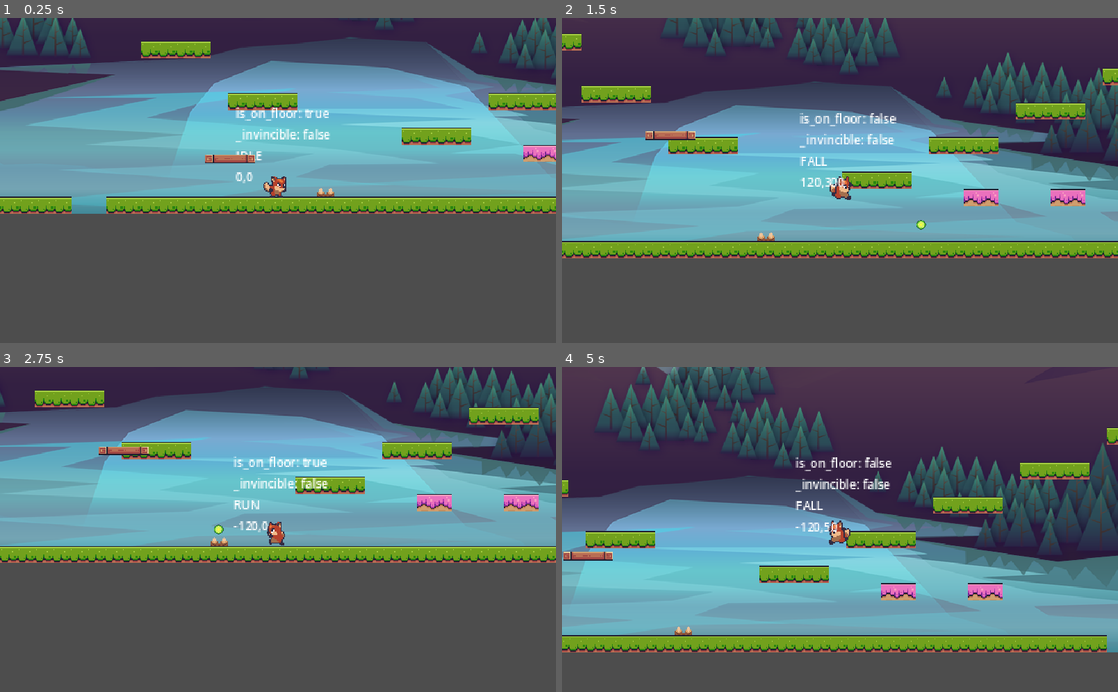
Above: before the commit, frames 1-4 (two rows, left to right).
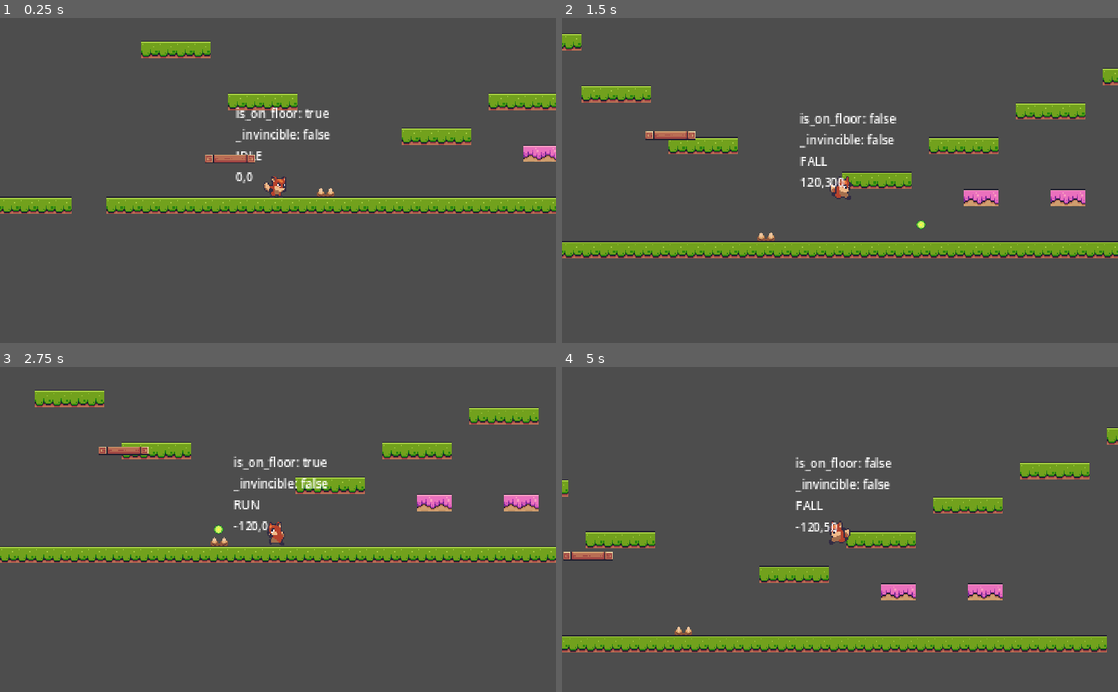
Above: after the commit, the same moments.

Repository: leobewater/godot-foxy-antics
Game: Godot game, scene res://level_base/level_base.tscn
Two runs of this game, one before a commit and one after it. Both use one fixed random seed, a clock stepped at 60 frames per second and the inputs below. The project has no main scene, so this scene is started directly.
Inputs:
- Up to frame 1 (0.25 s): no input
- Up to frame 2 (1.5 s): hold Right (right) from 0.53 s (still down); tap Ctrl (shoot) at 0.6, 1.35 s; tap Space (jump) at 0.77 s
- Up to frame 3 (2.75 s): tap Space (jump) at 1.52 s; release Right (right) at 2.03 s; hold Left (left) from 2.03 s (still down); tap Ctrl (shoot) at 2.1 s
- Up to frame 4 (5 s): release Left (left) at 2.78 s; hold Right (right) 2.78-4.28 s; tap Ctrl (shoot) at 2.85, 3.6, 4.35 s; tap Space (jump) at 3.02, 3.77, 4.52 s; hold Left (left) from 4.28 s (still down)

The runs differ from the first frame. In frame 1, 50% of the frame differs, in the area x 0-100%, y 0-61%; in frame 2, 61%; in frame 3, 48%; in frame 4, 73%, in the area x 0-100%, y 0-88%.

Commit message:
preload background in scrollingbg

Diff:
--- a/level_base/level_base.tscn
+++ b/level_base/level_base.tscn
@@ -572,6 +572,71 @@
 [node name="LevelBase" type="Node2D"]
 script = ExtResource("1_gjrkq")
 
+[node name="ParallaxBackground" type="ParallaxBackground" parent="."]
+visible = false
+
+[node name="ParallaxLayer" type="ParallaxLayer" parent="ParallaxBackground"]
+motion_mirroring = Vector2(1440, 0)
+
+[node name="Sprite2D" type="Sprite2D" parent="ParallaxBackground/ParallaxLayer"]
+scale = Vector2(0.75, 0.75)
+texture = ExtResource("8_bxke8")
+offset = Vector2(0, -540)
+
+[node name="ParallaxLayer2" type="ParallaxLayer" parent="ParallaxBackground"]
+motion_scale = Vector2(0.2, 1)
+motion_mirroring = Vector2(1440, 0)
+
+[node name="Sprite2D" type="Sprite2D" parent="ParallaxBackground/ParallaxLayer2"]
+scale = Vector2(0.75, 0.75)
+texture = ExtResource("9_dssnx")
+offset = Vector2(0, -540)
+
+[node name="ParallaxLayer5" type="ParallaxLayer" parent="ParallaxBackground"]
+motion_scale = Vector2(0.3, 1)
+motion_mirroring = Vector2(1440, 0)
+
+[node name="Sprite2D" type="Sprite2D" parent="ParallaxBackground/ParallaxLayer5"]
+scale = Vector2(0.75, 0.75)
+texture = ExtResource("10_2ooeh")
+offset = Vector2(0, -540)
+
+[node name="ParallaxLayer6" type="ParallaxLayer" parent="ParallaxBackground"]
+motion_scale = Vector2(0.4, 1)
+motion_mirroring = Vector2(1440, 0)
+
+[node name="Sprite2D" type="Sprite2D" parent="ParallaxBackground/ParallaxLayer6"]
+scale = Vector2(0.75, 0.75)
+texture = ExtResource("11_qcbft")
+offset = Vector2(0, -540)
+
+[node name="ParallaxLayer7" type="ParallaxLayer" parent="ParallaxBackground"]
+motion_scale = Vector2(0.6, 1)
+motion_mirroring = Vector2(1440, 0)
+
+[node name="Sprite2D" type="Sprite2D" parent="ParallaxBackground/ParallaxLayer7"]
+scale = Vector2(0.75, 0.75)
+texture = ExtResource("12_a2vbv")
+offset = Vector2(0, -540)
+
+[node name="ParallaxLayer4" type="ParallaxLayer" parent="ParallaxBackground"]
+motion_scale = Vector2(0.7, 1)
+motion_mirroring = Vector2(1440, 0)
+
+[node name="Sprite2D" type="Sprite2D" parent="ParallaxBackground/ParallaxLayer4"]
+scale = Vector2(0.75, 0.75)
+texture = ExtResource("9_3qm1v")
+offset = Vector2(0, -540)
+
+[node name="ParallaxLayer3" type="ParallaxLayer" parent="ParallaxBackground"]
+motion_scale = Vector2(0.8, 1)
+motion_mirroring = Vector2(1440, 0)
+
+[node name="Sprite2D" type="Sprite2D" parent="ParallaxBackground/ParallaxLayer3"]
+scale = Vector2(0.75, 0.75)
+texture = ExtResource("9_l1q1r")
+offset = Vector2(0, -540)
+
 [node name="TileMap" type="TileMap" parent="."]
 tile_set = SubResource("TileSet_s4m5k")
 format = 2
@@ -610,67 +675,3 @@
 
 [node name="FloorSpikes" parent="." instance=ExtResource("7_2v68r")]
 position = Vector2(138, -16)
-
-[node name="ParallaxBackground" type="ParallaxBackground" parent="."]
-
-[node name="ParallaxLayer" type="ParallaxLayer" parent="ParallaxBackground"]
-motion_mirroring = Vector2(1440, 0)
-
-[node name="Sprite2D" type="Sprite2D" parent="ParallaxBackground/ParallaxLayer"]
-scale = Vector2(0.75, 0.75)
-texture = ExtResource("8_bxke8")
-offset = Vector2(0, -540)
-
-[node name="ParallaxLayer2" type="ParallaxLayer" parent="ParallaxBackground"]
-motion_scale = Vector2(0.2, 1)
-motion_mirroring = Vector2(1440, 0)
-
-[node name="Sprite2D" type="Sprite2D" parent="ParallaxBackground/ParallaxLayer2"]
-scale = Vector2(0.75, 0.75)
-texture = ExtResource("9_dssnx")
-offset = Vector2(0, -540)
-
-[node name="ParallaxLayer5" type="ParallaxLayer" parent="ParallaxBackground"]
-motion_scale = Vector2(0.3, 1)
-motion_mirroring = Vector2(1440, 0)
-
-[node name="Sprite2D" type="Sprite2D" parent="ParallaxBackground/ParallaxLayer5"]
-scale = Vector2(0.75, 0.75)
-texture = ExtResource("10_2ooeh")
-offset = Vector2(0, -540)
-
-[node name="ParallaxLayer6" type="ParallaxLayer" parent="ParallaxBackground"]
-motion_scale = Vector2(0.4, 1)
-motion_mirroring = Vector2(1440, 0)
-
-[node name="Sprite2D" type="Sprite2D" parent="ParallaxBackground/ParallaxLayer6"]
-scale = Vector2(0.75, 0.75)
-texture = ExtResource("11_qcbft")
-offset = Vector2(0, -540)
-
-[node name="ParallaxLayer7" type="ParallaxLayer" parent="ParallaxBackground"]
-motion_scale = Vector2(0.6, 1)
-motion_mirroring = Vector2(1440, 0)
-
-[node name="Sprite2D" type="Sprite2D" parent="ParallaxBackground/ParallaxLayer7"]
-scale = Vector2(0.75, 0.75)
-texture = ExtResource("12_a2vbv")
-offset = Vector2(0, -540)
-
-[node name="ParallaxLayer4" type="ParallaxLayer" parent="ParallaxBackground"]
-motion_scale = Vector2(0.7, 1)
-motion_mirroring = Vector2(1440, 0)
-
-[node name="Sprite2D" type="Sprite2D" parent="ParallaxBackground/ParallaxLayer4"]
-scale = Vector2(0.75, 0.75)
-texture = ExtResource("9_3qm1v")
-offset = Vector2(0, -540)
-
-[node name="ParallaxLayer3" type="ParallaxLayer" parent="ParallaxBackground"]
-motion_scale = Vector2(0.8, 1)
-motion_mirroring = Vector2(1440, 0)
-
-[node name="Sprite2D" type="Sprite2D" parent="ParallaxBackground/ParallaxLayer3"]
-scale = Vector2(0.75, 0.75)
-texture = ExtResource("9_l1q1r")
-offset = Vector2(0, -540)
--- /dev/null
+++ b/scrolling_bg/scrolling_bg.gd
@@ -0,0 +1,46 @@
+extends ParallaxBackground
+
+
+var BG_FILES = {
+	1: [
+		preload("res://assets/backgrounds/game_background_1/layers/sky.png"),
+		preload("res://assets/backgrounds/game_background_1/layers/clouds_1.png"),
+		preload("res://assets/backgrounds/game_background_1/layers/clouds_2.png"),
+		preload("res://assets/backgrounds/game_background_1/layers/clouds_3.png"),
+		preload("res://assets/backgrounds/game_background_1/layers/clouds_4.png"),
+		preload("res://assets/backgrounds/game_background_1/layers/rocks_1.png"),
+		preload("res://assets/backgrounds/game_background_1/layers/rocks_2.png")
+	],
+	2: [
+		preload("res://assets/backgrounds/game_background_2/layers/sky.png"),
+		preload("res://assets/backgrounds/game_background_2/layers/birds.png"),
+		preload("res://assets/backgrounds/game_background_2/layers/clouds_1.png"),
+		preload("res://assets/backgrounds/game_background_2/layers/clouds_2.png"),
+		preload("res://assets/backgrounds/game_background_2/layers/clouds_3.png"),
+		preload("res://assets/backgrounds/game_background_2/layers/pines.png"),
+		preload("res://assets/backgrounds/game_background_2/layers/rocks_1.png"),
+		preload("res://assets/backgrounds/game_background_2/layers/rocks_2.png"),
+		preload("res://assets/backgrounds/game_background_2/layers/rocks_3.png")
+	],
+	3: [
+		preload("res://assets/backgrounds/game_background_3/layers/sky.png"),
+		preload("res://assets/backgrounds/game_background_3/layers/clouds_1.png"),
+		preload("res://assets/backgrounds/game_background_3/layers/clouds_2.png"),
+		preload("res://assets/backgrounds/game_background_3/layers/ground_1.png"),
+		preload("res://assets/backgrounds/game_background_3/layers/ground_2.png"),
+		preload("res://assets/backgrounds/game_background_3/layers/ground_3.png"),
+		preload("res://assets/backgrounds/game_background_3/layers/plant.png"),
+		preload("res://assets/backgrounds/game_background_3/layers/rocks.png")
+	],
+	4: [
+		preload("res://assets/backgrounds/game_background_4/layers/sky.png"),
+		preload("res://assets/backgrounds/game_background_4/layers/clouds_1.png"),
+		preload("res://assets/backgrounds/game_background_4/layers/clouds_2.png"),
+		preload("res://assets/backgrounds/game_background_4/layers/ground.png"),
+		preload("res://assets/backgrounds/game_background_4/layers/rocks.png")
+	]
+}
+
+
+func _ready():
+	pass # Replace with function body.
--- /dev/null
+++ b/scrolling_bg/scrolling_bg.tscn
@@ -0,0 +1,6 @@
+[gd_scene load_steps=2 format=3 uid="uid://bv440amklwsai"]
+
+[ext_resource type="Script" path="res://scrolling_bg/scrolling_bg.gd" id="1_4qg2o"]
+
+[node name="ScrollingBg" type="ParallaxBackground"]
+script = ExtResource("1_4qg2o")
